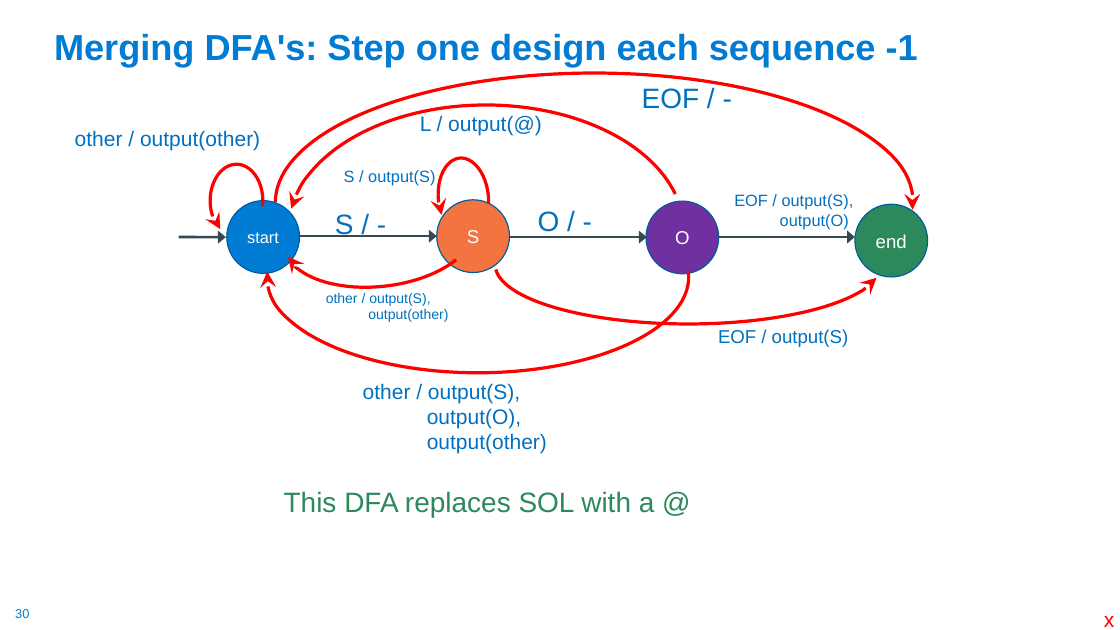
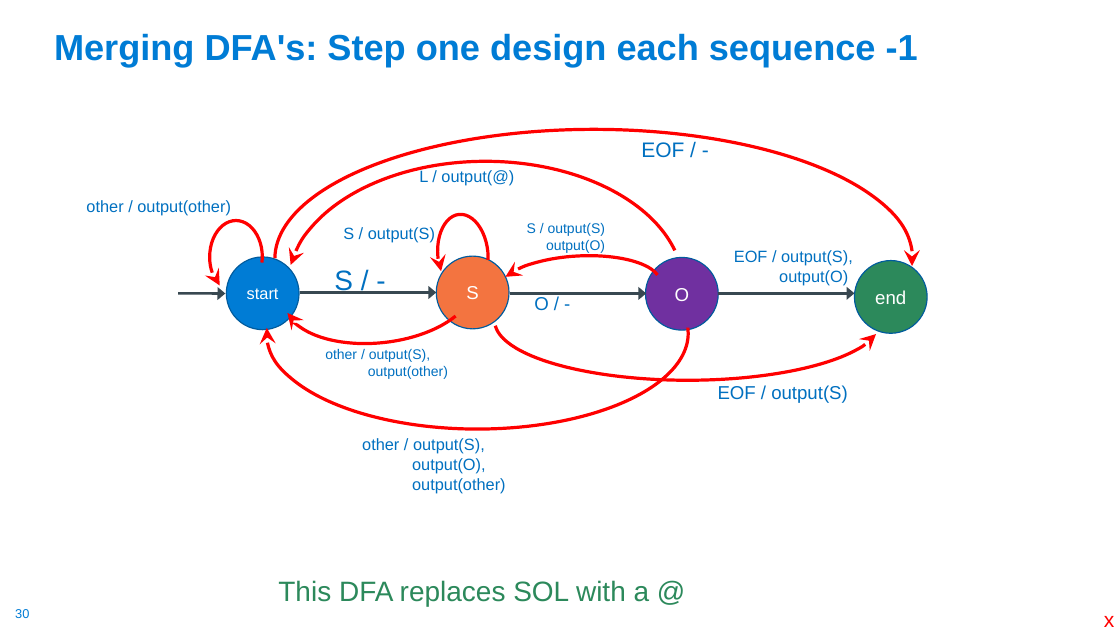
Before and after one commit to cse30-sp24/Muller-Slides, a slide deck: slide 30 of 01-C-Part1.pptx. Drawn at 1120x630 pixels with LibreOffice and Linux fonts; fonts in the diff are those of the drawing. Boxes give left, top, right and bottom in pixels: in the first picture for what was removed or moved away, otherwise in the second. Text is boxed around its words. In the diff, an @@ line names an element or a change of style, - is before the commit and + after.

```diff
--- a/01-C-Part1.pptx
+++ b/01-C-Part1.pptx
@@ text "EOF / -": place and size @@
-text "EOF / -" at <box>642,88,700,109</box>
+text "EOF / -" at <box>641,142,684,158</box>
@@ text "EOF / -" at <box>641,142,684,158</box>: size 24 to 18 pt @@
@@ text "L / output(@)": place and size @@
-text "L / output(@)" at <box>420,115,542,135</box>
+text "L / output(@)" at <box>419,169,514,186</box>
@@ size 18 to 14 pt in 3 elements at <box>419,169,514,186</box>, <box>362,438,506,493</box>, <box>86,200,231,216</box> @@
@@ text "other / output(other)": place and size @@
-text "other / output(other)" at <box>75,130,260,151</box>
+text "other / output(other)" at <box>86,200,231,216</box>
@@ text added at <box>527,223,605,253</box>, 12 pt, text #0070C0 @@
+S / output(S)
+output(O)
@@ arc (boxed as its full ellipse) added at <box>496,252,662,321</box>, outline #FF0000 2.75 pt @@
@@ text "O / -": place and size @@
-text "O / -" at <box>538,211,560,232</box>
+text "O / -" at <box>534,297,548,311</box>
@@ text "O / -" at <box>534,297,548,311</box>: size 24 to 16 pt @@
@@ 7 arc (boxed as its full ellipse)s, 5 texts, 4 ellipses, 4 arrows: place and size @@
-7 arc (boxed as its full ellipse)s, 5 texts, 4 ellipses, 4 arrows at <box>179,73,928,373</box>
+7 arc (boxed as its full ellipse)s, 5 texts, 4 ellipses, 4 arrows at <box>178,129,928,429</box>
@@ text "other / output(S),": place and size @@
-text "other / output(S)," at <box>363,383,547,454</box>
+text "other / output(S)," at <box>362,438,506,493</box>
@@ text "This DFA replaces SOL with ...": place and size @@
-text "This DFA replaces SOL with ..." at <box>284,491,655,517</box>
+text "This DFA replaces SOL with ..." at <box>278,580,650,606</box>
```
Also in this commit, not shown: 4 other slides changed, 1 other file.
